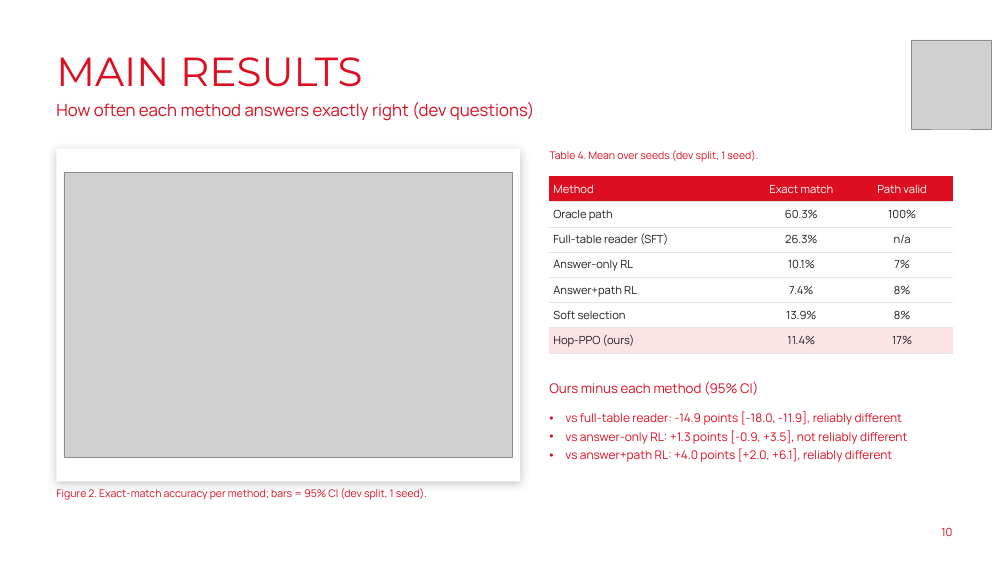
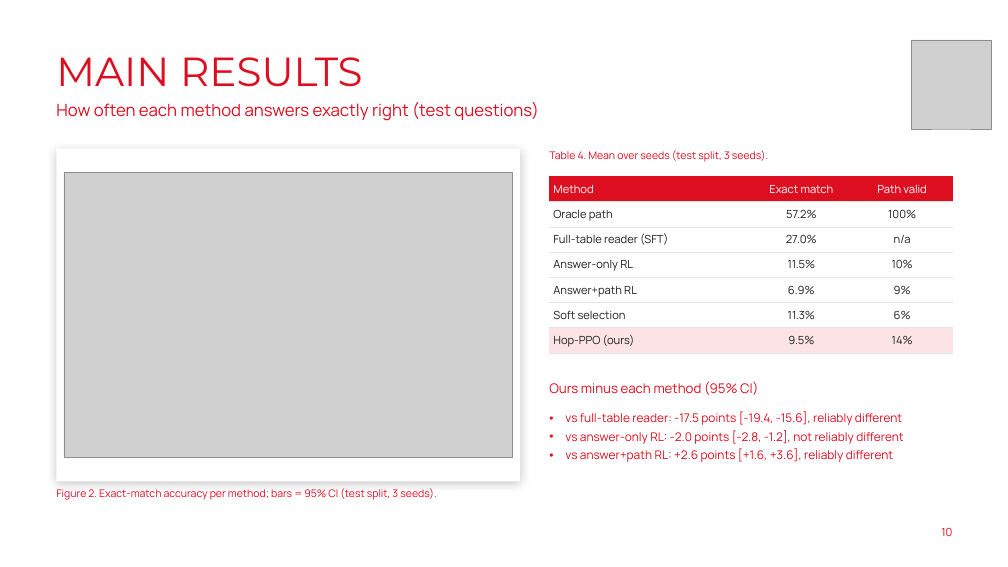
Before and after one commit to Dhruv-Git21/CS769-TableHopPPO, a slide deck: slide 10 of deliverables/final_presentation.pptx. Drawn at 1008x567 pixels with LibreOffice and Linux fonts; fonts in the diff are those of the drawing; grey boxes stand for pictures; background and template pictures are left out. Boxes give left, top, right and bottom in pixels: in the first picture for what was removed or moved away, otherwise in the second. Text is boxed around its words. In the diff, an @@ line names an element or a change of style, - is before the commit and + after.

```diff
--- a/deliverables/final_presentation.pptx
+++ b/deliverables/final_presentation.pptx
@@ text at bbox=[56, 102, 539, 121]: text changed @@
-How often each method answers exactly right (dev questions)
+How often each method answers exactly right (test questions)
@@ text at bbox=[549, 150, 768, 162]: text changed @@
-Table 4. Mean over seeds (dev split, 1 seed).
+Table 4. Mean over seeds (test split, 3 seeds).
@@ table at bbox=[549, 176, 953, 353] @@
-row 2, column 2: 60.3%
+row 2, column 2: 57.2%
-row 3, column 2: 26.3%
+row 3, column 2: 27.0%
-row 4, column 2: 10.1%
+row 4, column 2: 11.5%
-row 4, column 3: 7%
+row 4, column 3: 10%
-row 5, column 2: 7.4%
+row 5, column 2: 6.9%
-row 5, column 3: 8%
+row 5, column 3: 9%
-row 6, column 2: 13.9%
+row 6, column 2: 11.3%
-row 6, column 3: 8%
+row 6, column 3: 6%
-row 7, column 2: 11.4%
+row 7, column 2: 9.5%
-row 7, column 3: 17%
+row 7, column 3: 14%
@@ text at bbox=[565, 411, 903, 462]: text changed @@
-• vs full-table reader: -14.9 points [-18.0, -11.9], reliably different
-• vs answer-only RL: +1.3 points [-0.9, +3.5], not reliably different
-• vs answer+path RL: +4.0 points [+2.0, +6.1], reliably different
+• vs full-table reader: -17.5 points [-19.4, -15.6], reliably different
+• vs answer-only RL: -2.0 points [-2.8, -1.2], not reliably different
+• vs answer+path RL: +2.6 points [+1.6, +3.6], reliably different
@@ text at bbox=[56, 488, 436, 500]: text changed @@
-Figure 2. Exact-match accuracy per method; bars = 95% CI (dev split, 1 seed).
+Figure 2. Exact-match accuracy per method; bars = 95% CI (test split, 3 seeds).
```
Also in this commit, not shown: 2 other slides changed.
